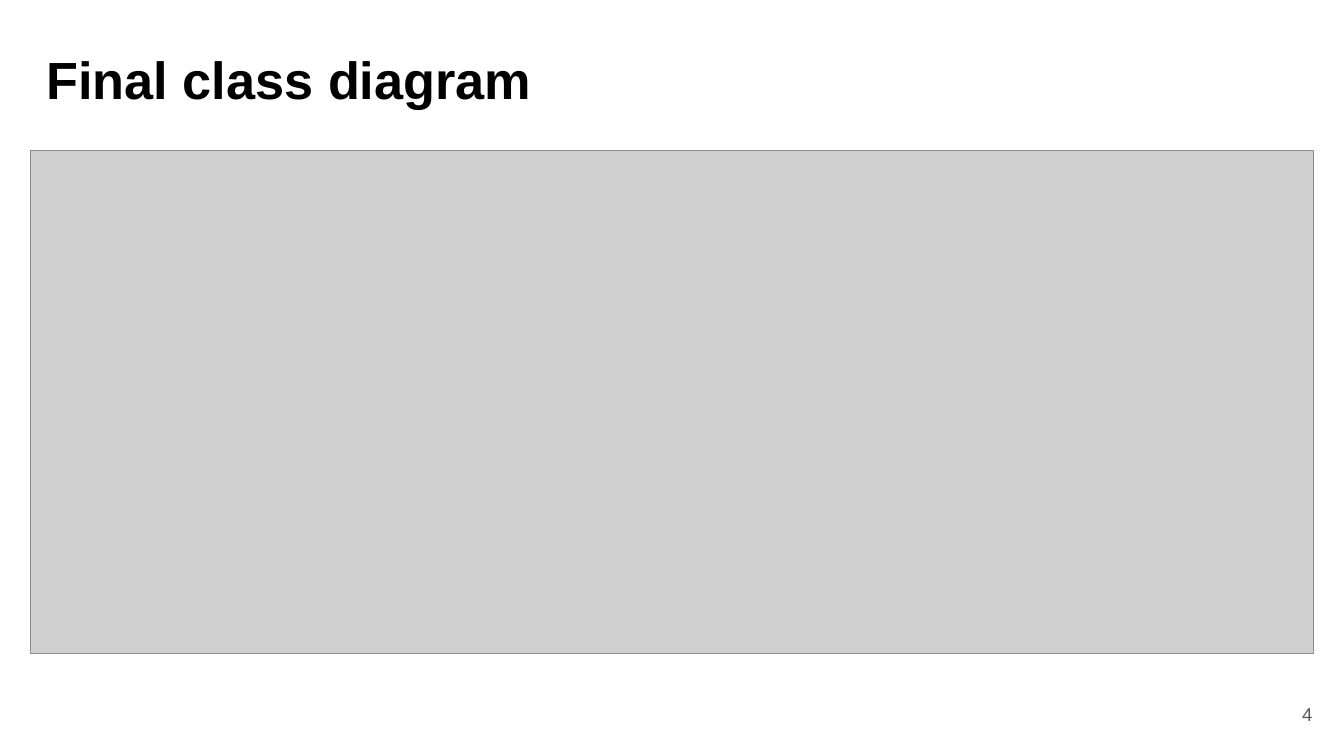
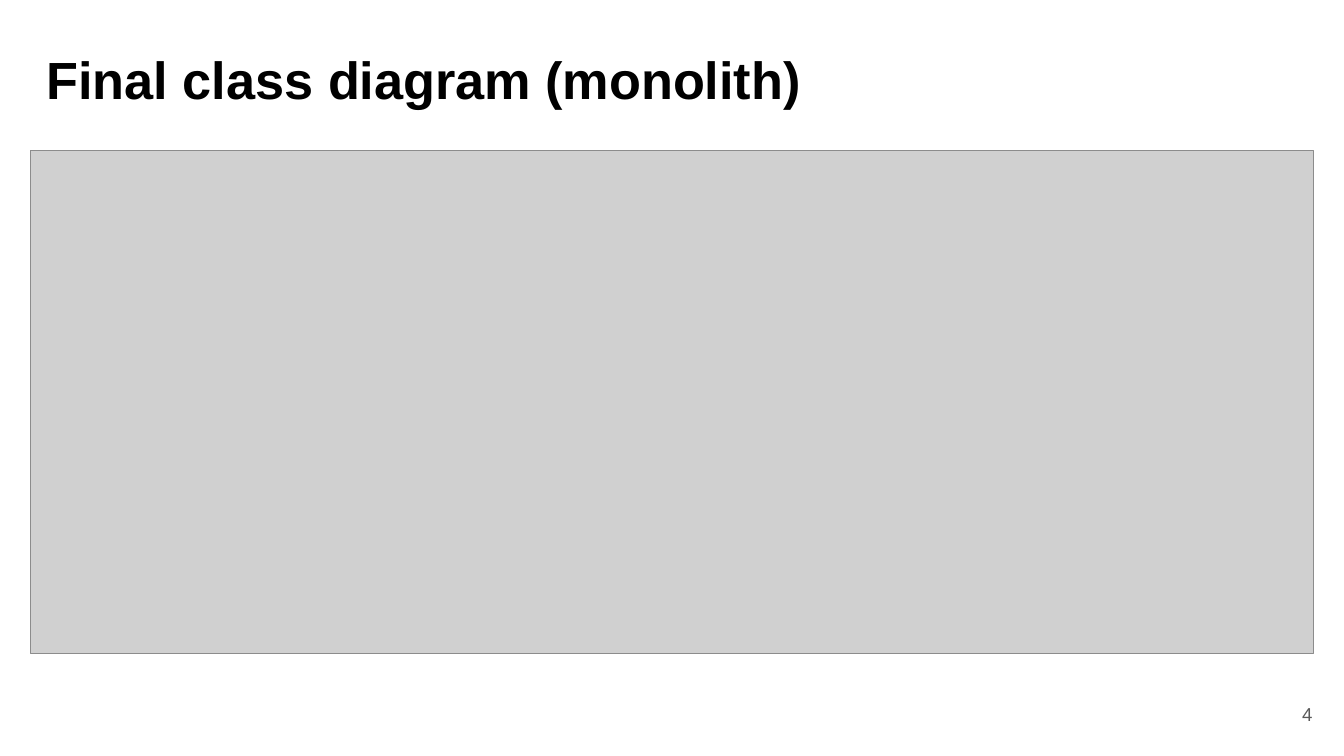
Before and after one commit to fanglores/Advanced-Software-Design, a slide deck: slide 4 of PracticeTasks/Module2/Task_9/Task 9. Domain decomposition.pptx. Drawn at 1344x756 pixels with LibreOffice and Linux fonts; fonts in the diff are those of the drawing; grey boxes stand for pictures. Boxes give left, top, right and bottom in pixels: in the first picture for what was removed or moved away, otherwise in the second. Text is boxed around its words. In the diff, an @@ line names an element or a change of style, - is before the commit and + after.

```diff
--- a/PracticeTasks/Module2/Task_9/Task 9. Domain decomposition.pptx
+++ b/PracticeTasks/Module2/Task_9/Task 9. Domain decomposition.pptx
@@ title at (x1=47, y1=61, x2=801, y2=109): text changed @@
-Final class diagram
+Final class diagram (monolith)
```
Also in this commit, not shown: 5 other slides changed, 4 other files.
